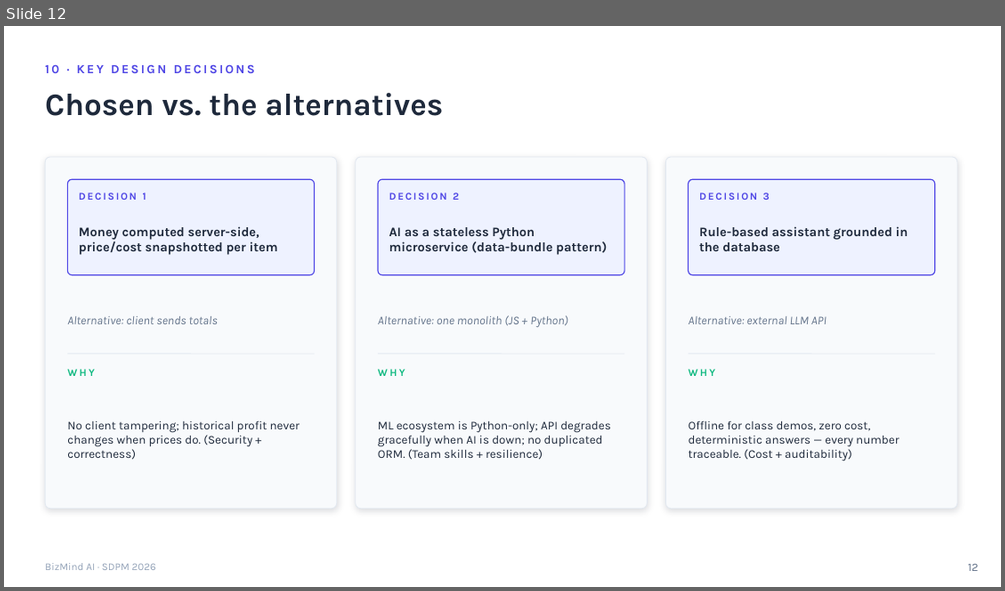
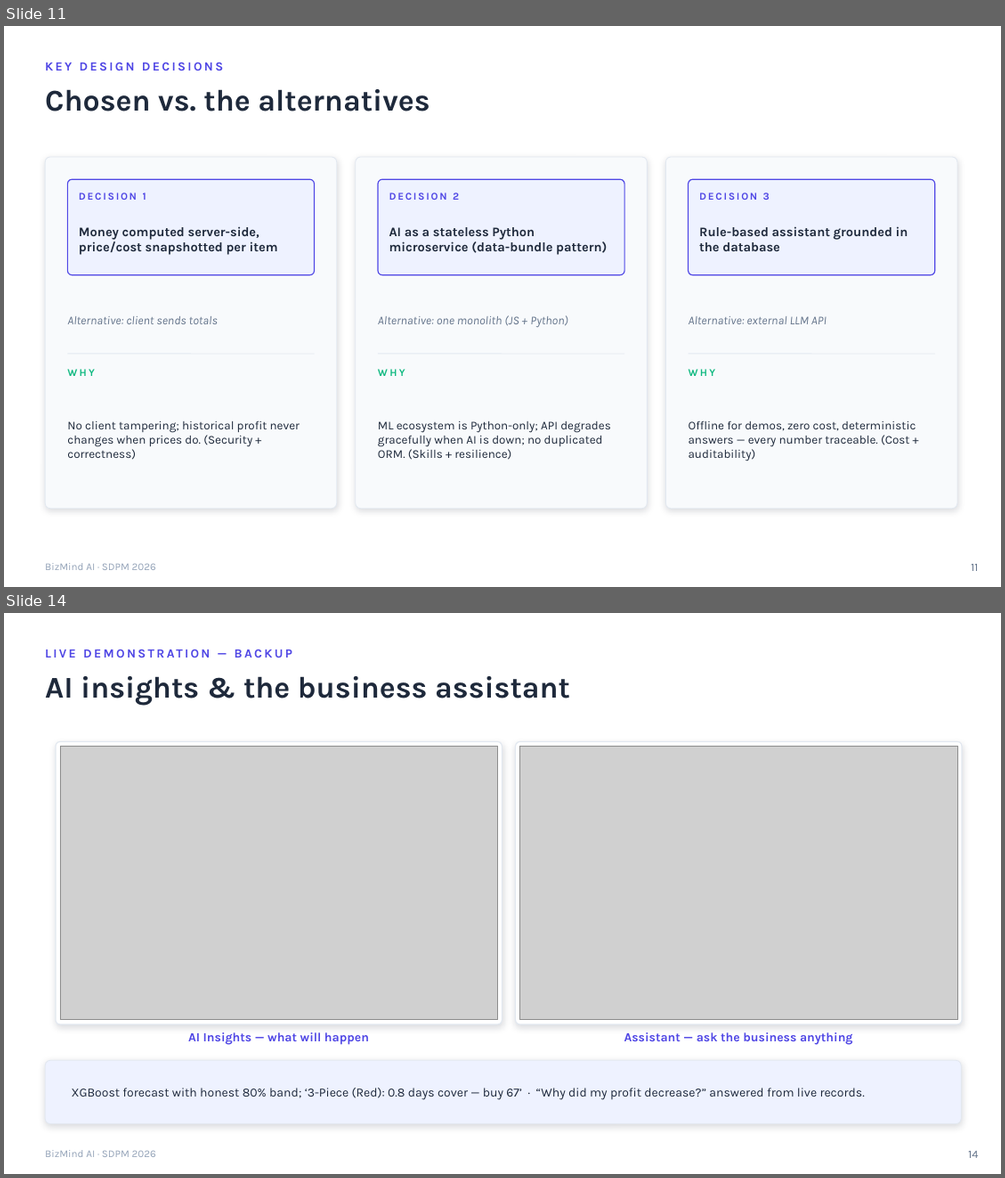
Before and after one commit to bakorish/bizmind-ai, a slide deck: docs/BizMind_AI_SDPM_Presentation.pptx. Shown one above the other, each under a label of ours: slide 12 before the commit, slides 11 and 14 after it; the slides between them are not shown. The pictures are 1005x591 and 1005x1178 pixels, drawn with LibreOffice and Linux fonts; fonts in the diff are those of the drawing; grey boxes stand for pictures. Boxes give left, top, right and bottom in pixels: in the first picture for what was removed or moved away, otherwise in the second. Text is boxed around its words. In the diff, an @@ line names an element or a change of style, - is before the commit and + after.

```diff
--- a/docs/BizMind_AI_SDPM_Presentation.pptx
+++ b/docs/BizMind_AI_SDPM_Presentation.pptx
@@ slide 14 added at bbox=[4, 613, 1001, 1174], background #FFFFFF @@
@@ text added at bbox=[45, 643, 960, 664], 12 pt, text #4F46E5, bold @@
+LIVE DEMONSTRATION — BACKUP
@@ text added at bbox=[45, 676, 570, 706], 29 pt, text #1E293B, bold @@
+AI insights & the business assistant
@@ rounded rectangle added at bbox=[56, 742, 502, 1024], fill #FFFFFF, outline #E2E8F0 1 pt @@
@@ rounded rectangle added at bbox=[516, 742, 962, 1024], fill #FFFFFF, outline #E2E8F0 1 pt @@
@@ picture added at bbox=[60, 747, 498, 1020] @@
@@ picture added at bbox=[520, 747, 957, 1020] @@
@@ text added at bbox=[188, 1032, 369, 1045], 12 pt, text #4F46E5, bold @@
+AI Insights — what will happen
@@ text added at bbox=[624, 1032, 853, 1045], 12 pt, text #4F46E5, bold @@
+Assistant — ask the business anything
@@ rounded rectangle added at bbox=[45, 1060, 961, 1124], fill #EEF2FF, outline #E2E8F0 0.75 pt @@
@@ text added at bbox=[72, 1087, 865, 1100], 12 pt, text #1E293B @@
+XGBoost forecast with honest 80% band; ‘3-Piece (Red): 0.8 days cover — buy 67’ · “Why did my profit decrease?” answered from live records.
@@ text added at bbox=[45, 1150, 156, 1157], 10 pt, text #94A3B8 @@
+BizMind AI · SDPM 2026
@@ text added at bbox=[968, 1151, 978, 1158], 11 pt, text #64748B @@
+14
@@ what was slide 12 is now slide 11 @@
@@ slide 11 changed as well @@
@@ text "Chosen vs. the alternatives" at bbox=[45, 89, 429, 111]: size 30 to 29 pt @@
@@ text at bbox=[45, 62, 223, 70]: text changed @@
-10 · KEY DESIGN DECISIONS
+KEY DESIGN DECISIONS
@@ text at bbox=[378, 421, 611, 459]: text changed @@
-ML ecosystem is Python-only; API degrades gracefully when AI is down; no duplicated ORM. (Team skills + resilience)
+ML ecosystem is Python-only; API degrades gracefully when AI is down; no duplicated ORM. (Skills + resilience)
@@ text at bbox=[688, 420, 915, 461]: text changed @@
-Offline for class demos, zero cost, deterministic answers — every number traceable. (Cost + auditability)
+Offline for demos, zero cost, deterministic answers — every number traceable. (Cost + auditability)
@@ text at bbox=[971, 564, 978, 571]: text changed @@
-12
+11
```
Also in this commit, not shown: 14 other slides changed, 4 other slides added, 15 slides removed.
